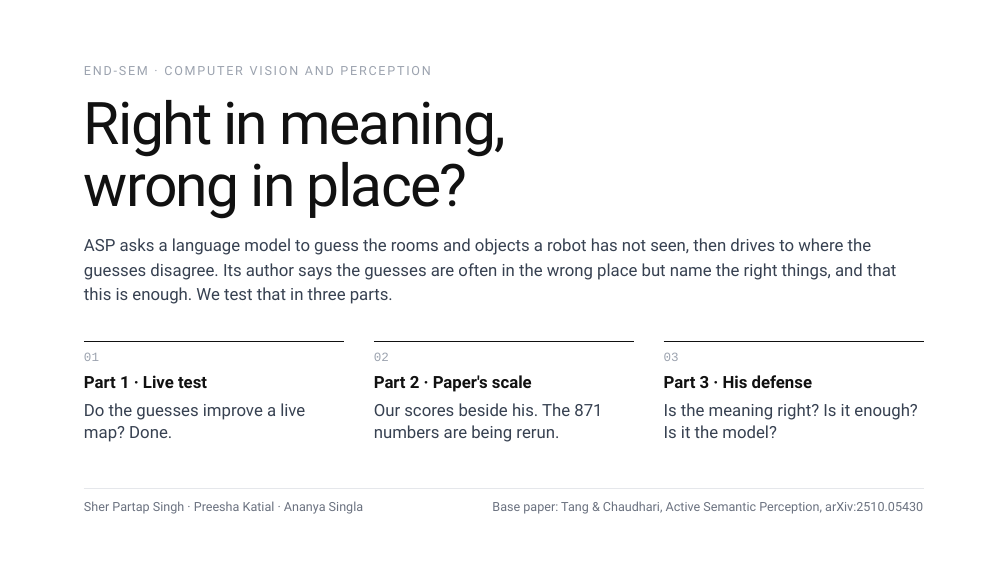
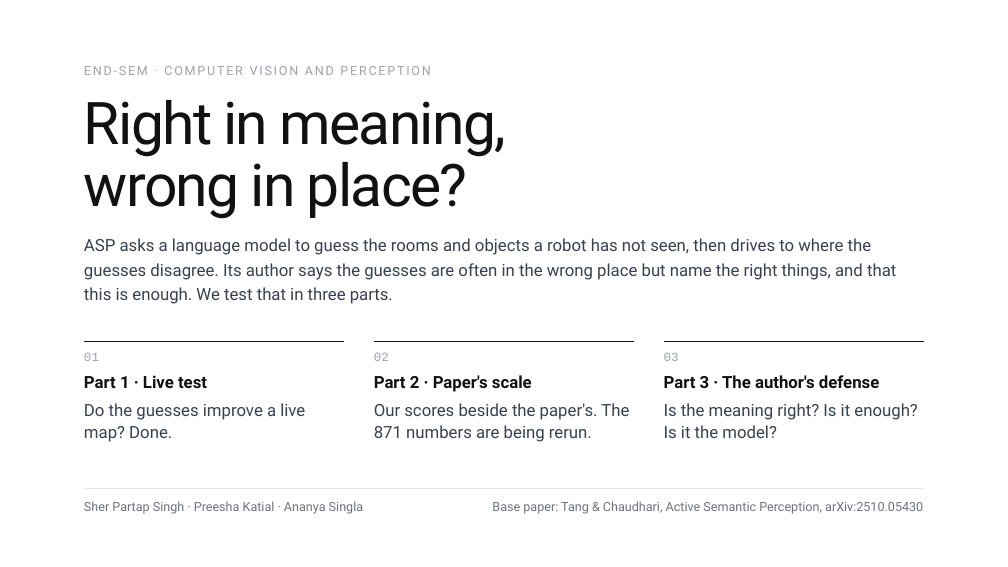
Before and after one commit to Sher110106/validity-aware-active-semantic-exploration, a slide deck: slide 1 of docs/endsem_2026-11/ASP_Endsem.pptx. Drawn at 1008x567 pixels with LibreOffice and Linux fonts; fonts in the diff are those of the drawing. Boxes give left, top, right and bottom in pixels: in the first picture for what was removed or moved away, otherwise in the second. Text is boxed around its words. In the diff, an @@ line names an element or a change of style, - is before the commit and + after.

```diff
--- a/docs/endsem_2026-11/ASP_Endsem.pptx
+++ b/docs/endsem_2026-11/ASP_Endsem.pptx
@@ text at [664, 375, 879, 388]: text changed @@
-Part 3 · His defense
+Part 3 · The author's defense
@@ text at [374, 403, 629, 442]: text changed @@
-Our scores beside his. The 871 numbers are being rerun.
+Our scores beside the paper's. The 871 numbers are being rerun.
```
Also in this commit, not shown: 13 other slides changed, 12 slides added, 7 slides removed, 7 other files.
